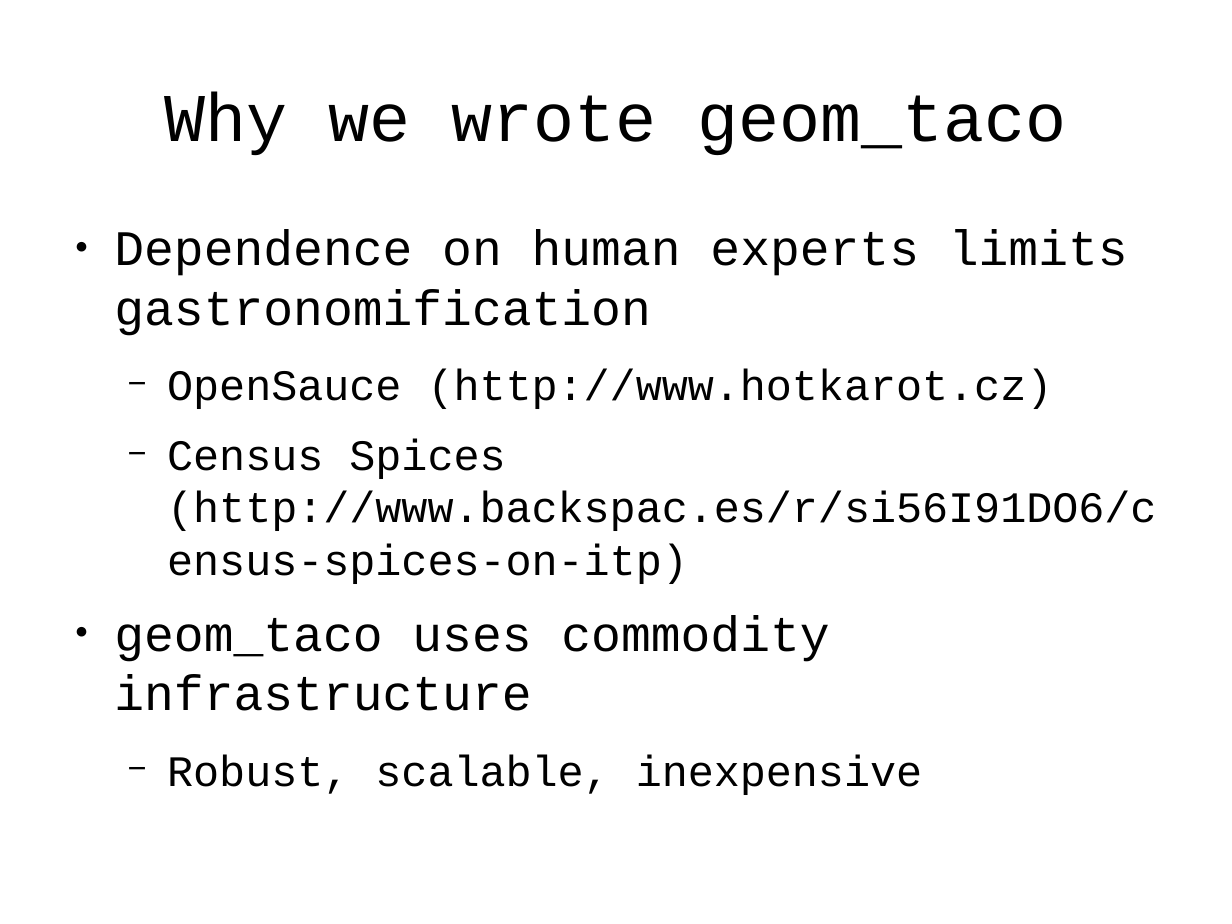
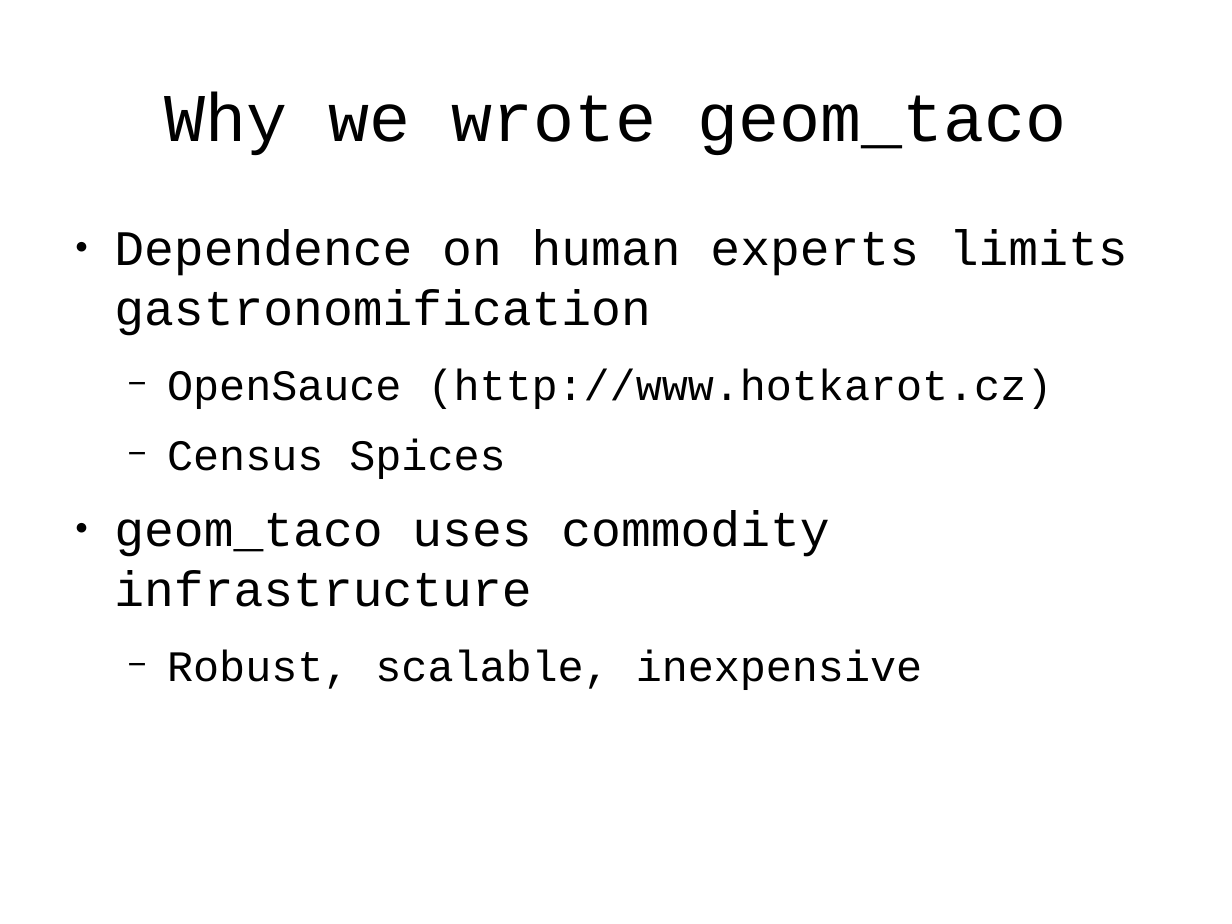
Before and after one commit to tlevine/gastronomification-big-data-talk, a slide deck: slide 31 of big-senses.odp. Drawn at 1232x924 pixels with LibreOffice and Linux fonts; fonts in the diff are those of the drawing; background and template pictures are left out. Boxes give left, top, right and bottom in pixels: in the first picture for what was removed or moved away, otherwise in the second. Text is boxed around its words. In the diff, an @@ line names an element or a change of style, - is before the commit and + after.

```diff
--- a/big-senses.odp
+++ b/big-senses.odp
@@ text at [349, 439, 505, 479]: text changed @@
-  − Census Spices (http://www.backspac.es/r/si56I91DO6/census-spices-on-itp)
+  − Census Spices
```
Also in this commit, not shown: 3 other slides changed, 4 slides added, 3 slides removed.
